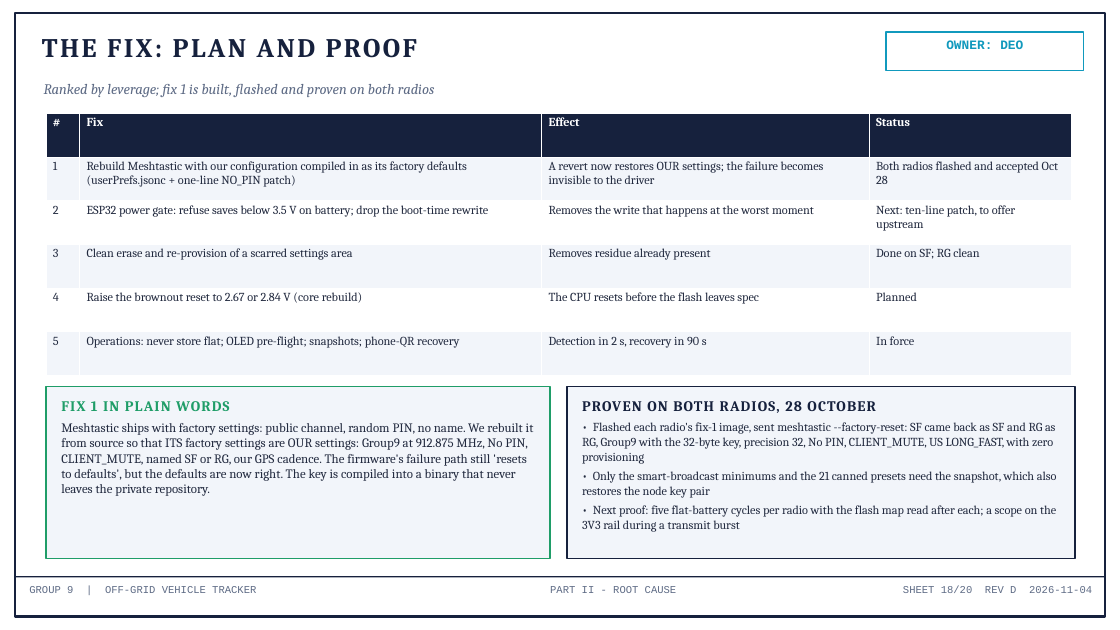
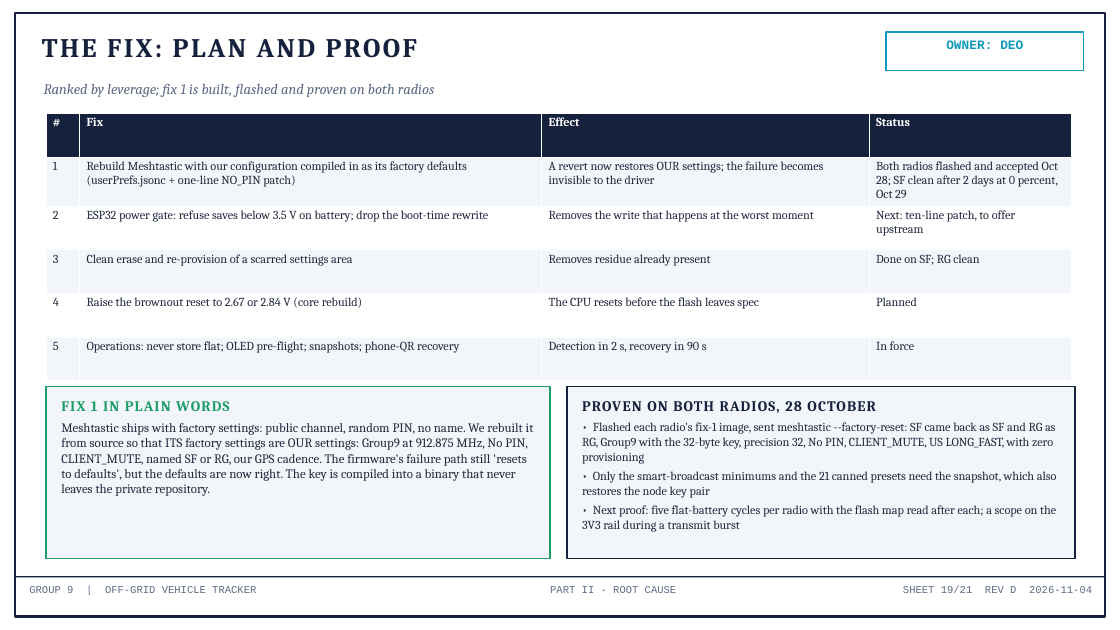
Before and after one commit to deosgracius/offgrid-vehicle-tracker, a slide deck: slide 19 of docs/presentations/Group9_Presentation.pptx (slide 18 before the commit). Drawn at 1120x630 pixels with LibreOffice and Linux fonts; fonts in the diff are those of the drawing. Boxes give left, top, right and bottom in pixels: in the first picture for what was removed or moved away, otherwise in the second. Text is boxed around its words. In the diff, an @@ line names an element or a change of style, - is before the commit and + after.

```diff
--- a/docs/presentations/Group9_Presentation.pptx
+++ b/docs/presentations/Group9_Presentation.pptx
@@ table at (x1=46, y1=113, x2=1071, y2=376) @@
-row 2, column 4: Both radios flashed and accepted Oct 28
+row 2, column 4: Both radios flashed and accepted Oct 28; SF clean after 2 days at 0 percent, Oct 29
@@ text at (x1=903, y1=586, x2=1092, y2=593): text changed @@
-SHEET 18/20 REV D 2026-11-04
+SHEET 19/21 REV D 2026-11-04
```
Also in this commit, not shown: 19 other slides changed, 1 slide added, 3 other files.
